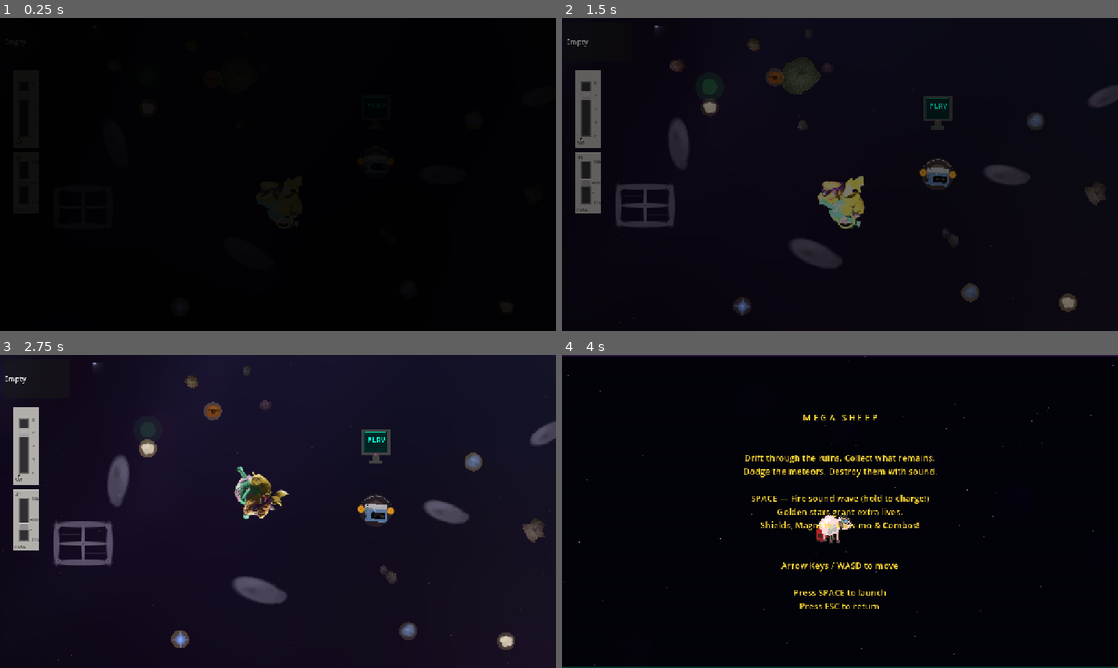
Above: before the commit, frames 1-4 (two rows, left to right).
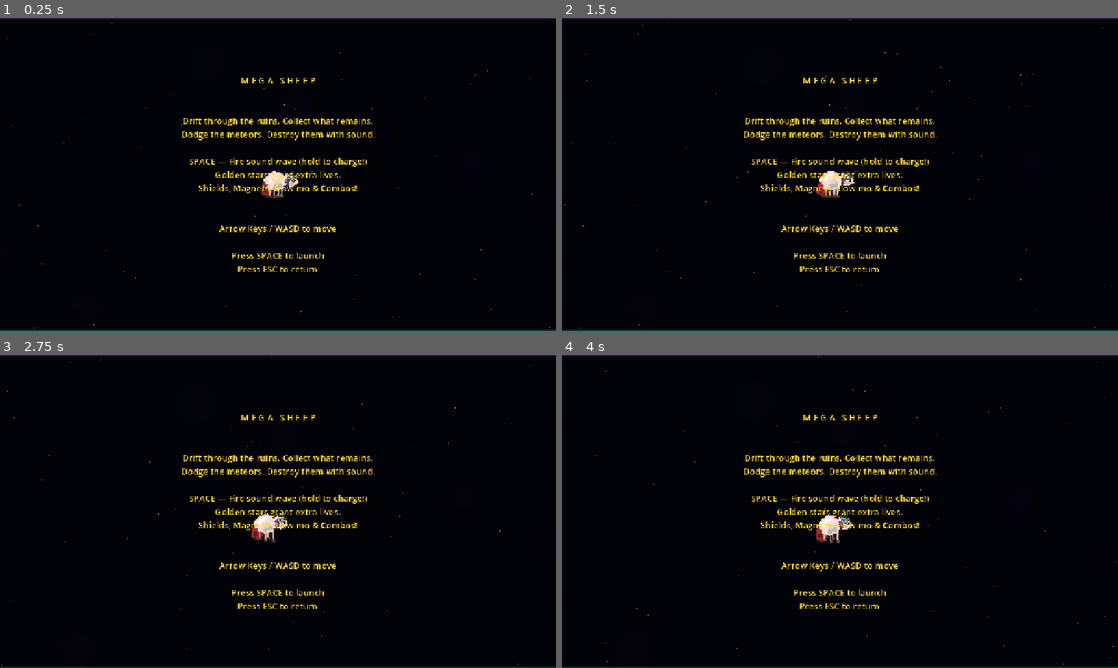
Above: after the commit, the same moments.

Repository: llama-with-thumbs/ashes-of-the-meadow
Game: Godot game, scene res://scenes/minigame/mega_sheep.tscn
Same seed, same stepped clock (60 frames per second), same inputs: the game is played once before the commit and once after it. Before the commit the project starts from res://scenes/main.tscn.
Inputs (mouse positions are in pixels of both pictures, inside the frame that each line leads up to):
- Up to frame 1 (0.25 s): no input
- Up to frame 2 (1.5 s): tap Enter at 0.5 s; drag from (589, 108) to (840, 174) at 0.52 s; drag from (589, 183) to (840, 174) at 1.27 s
- Up to frame 3 (2.75 s): move the mouse to (333, 442) at 2.02 s; hold D (move_right) from 2.03 s (still down); tap 9 at 2.1 s
- Up to frame 4 (4 s): release D (move_right) at 2.75 s; drag from (812, 574) to (940, 511) at 2.77 s; move the mouse to (1006, 558) at 3.52 s; hold A (move_left) from 3.53 s (still down); tap Tab at 3.6 s

The runs differ from the first frame. In frame 1, 3.4% of the frame differs, in the area x 0-100%, y 0-100%; in frame 2, 11%; in frame 3, 47%; in frame 4, less than 0.1%.

Commit message:
chore: set main scene to mega_sheep minigame for direct testing
Co-Authored-By: Claude Opus 4.6 <noreply@anthropic.com>

Diff:
--- a/project.godot
+++ b/project.godot
@@ -16,7 +16,7 @@
 
 config/name="Ashes of the Meadow"
 config/description="A lonely sheep drifts through the ruins of space, carried forward by music."
-run/main_scene="res://scenes/main.tscn"
+run/main_scene="res://scenes/minigame/mega_sheep.tscn"
 config/features=PackedStringArray("4.6", "GL Compatibility")
 
 [autoload]
